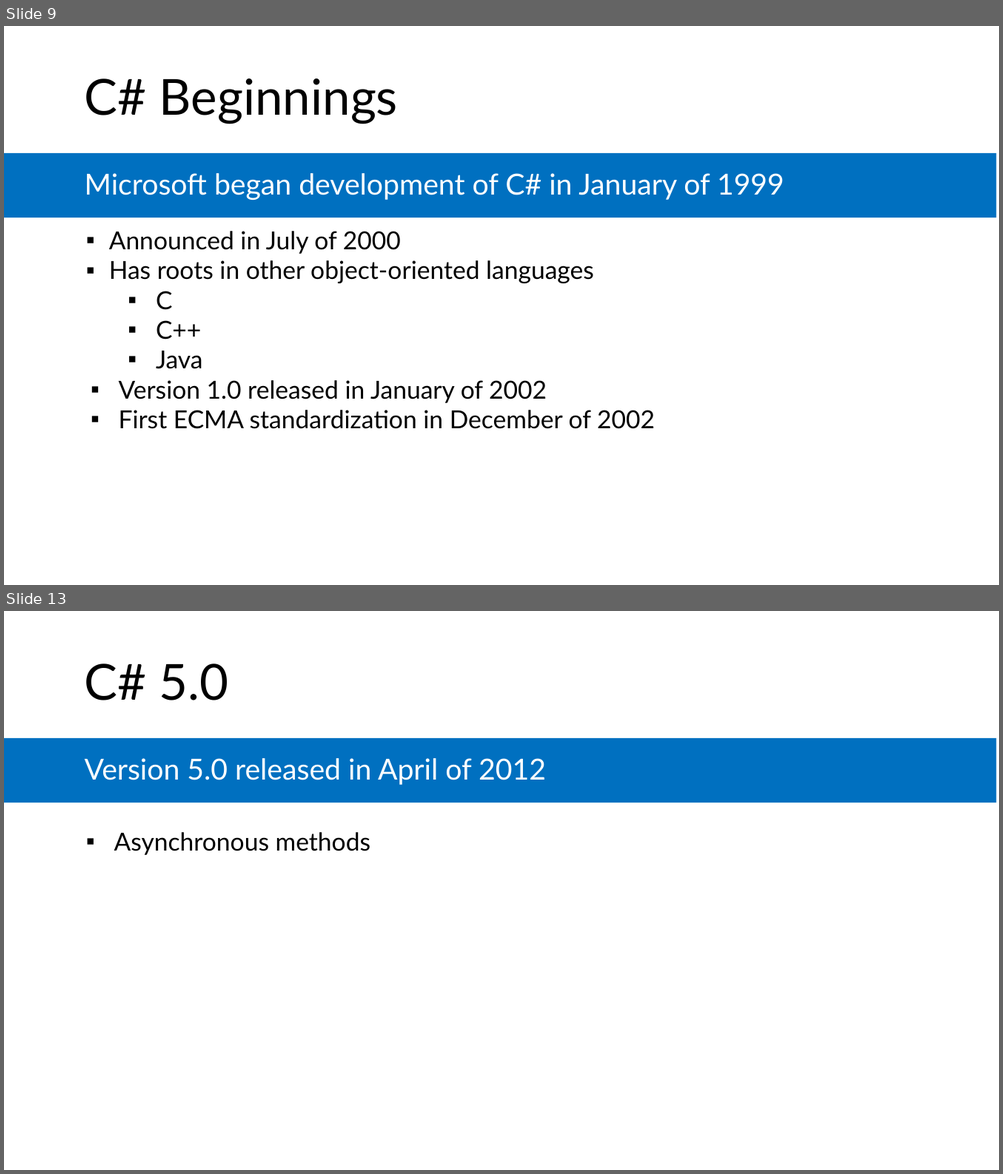
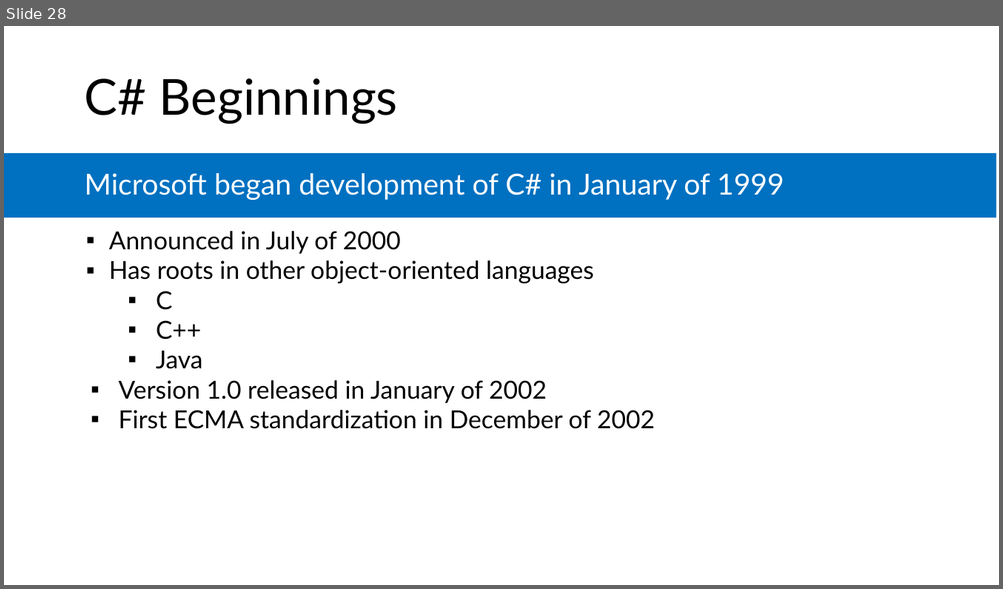
Before and after one commit to microsoft/AcademicContent, a slide deck: Complimentary Course Content/Module3/Lessons/Module3_Lesson03 C# Fundamentals.pptx. Shown one above the other, each under a label of ours: slides 9 and 13 before the commit, slide 28 after it; the slides between them are not shown. The pictures are 1003x1174 and 1003x589 pixels, drawn with LibreOffice and Linux fonts; fonts in the diff are those of the drawing. Boxes give left, top, right and bottom in pixels: in the first picture for what was removed or moved away, otherwise in the second. Text is boxed around its words. In the diff, an @@ line names an element or a change of style, - is before the commit and + after.

```diff
--- a/Complimentary Course Content/Module3/Lessons/Module3_Lesson03 C# Fundamentals.pptx
+++ b/Complimentary Course Content/Module3/Lessons/Module3_Lesson03 C# Fundamentals.pptx
@@ slide 13 removed at [4, 611, 999, 1170], background #FFFFFF @@
@@ title removed at [85, 664, 229, 701] @@
-C# 5.0
@@ rectangle removed at [4, 738, 996, 803] @@
@@ text removed at [85, 758, 546, 785] @@
-Version 5.0 released in April of 2012
@@ text removed at [114, 832, 370, 855] @@
-▪ Asynchronous methods
@@ what was slide 9 is now slide 28 @@
```
Also in this commit, not shown: 3 slides changed, 2 other slides removed, 9 other files.
